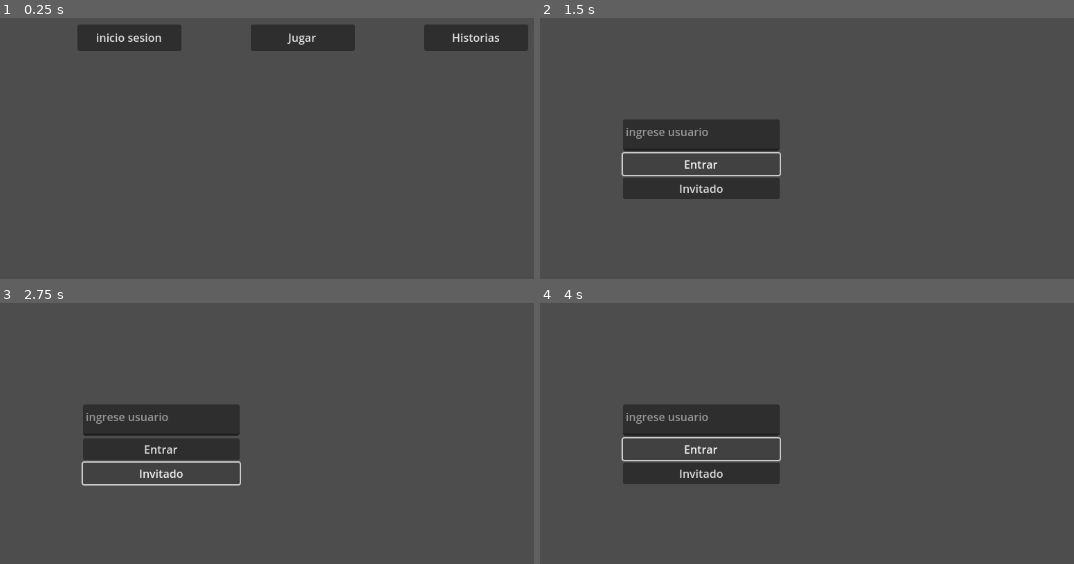
Above: before the commit, frames 1-4 (two rows, left to right).
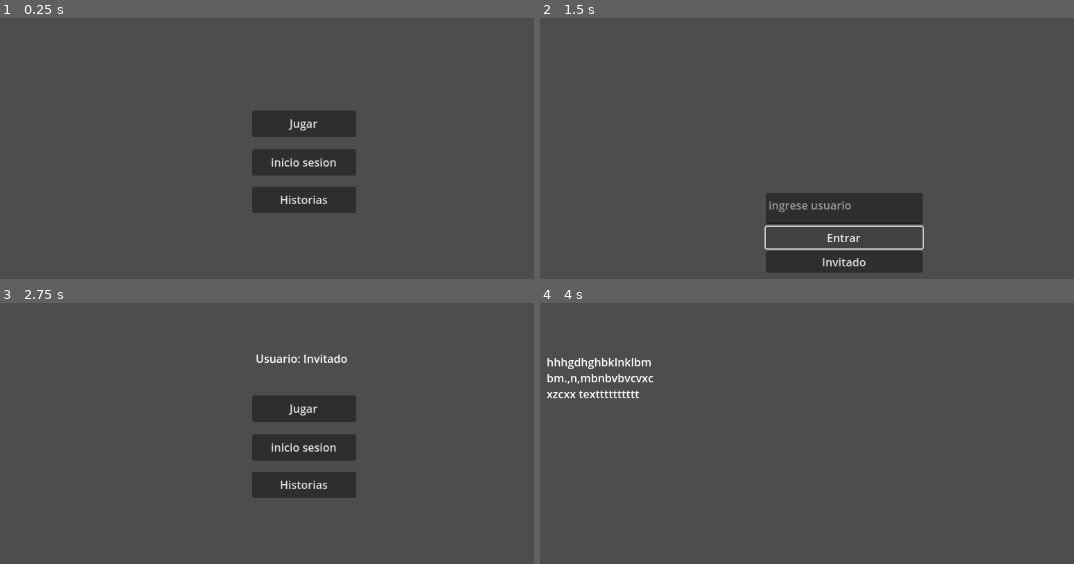
Above: after the commit, the same moments.

Repository: TadeoMena/Plata
Game: Godot game, scene res://scenes/MainMenu.tscn
The game is run twice, just before and just after one commit, with the same random seed, the same clock (stepped at 60 frames per second) and the same inputs.
Inputs (mouse positions are in pixels of both pictures, inside the frame that each line leads up to):
- Up to frame 1 (0.25 s): no input
- Up to frame 2 (1.5 s): click "inicio sesion" at 0.5 s; click "Entrar" at 1.25 s
- Up to frame 3 (2.75 s): click "Invitado" at 2 s
- Up to frame 4 (4 s): click (844, 485) at 2.75 s, where only the run after the commit has a clickable "Historias"; click (700, 449) at 3.5 s, where only the run before the commit has a clickable "Entrar"

The runs differ from the first frame. In frame 1, 11% of the frame differs, in the area x 14-99%, y 2-75%; in frame 2, 12%, in the area x 15-72%, y 39-98%; in frame 3, 12%; in frame 4, 7.3%.

Commit message:
Botones funcionales (algunos)

Diff:
--- a/Scripts/Login.gd
+++ b/Scripts/Login.gd
@@ -2,14 +2,34 @@
 
 var usuario = ""
 
+func _ready():
+	var login_button = get_node_or_null("VBoxContainer/Entrar")
+	var guest_button = get_node_or_null("VBoxContainer/Invitado")
+
+
+	if login_button and login_button is Button:
+		login_button.pressed.connect(_on_login_pressed)
+	else:
+		print("Error: No se encontró el botón 'Entrar'")
+
+	if guest_button and guest_button is Button:
+		guest_button.pressed.connect(_on_guest_pressed)
+	else:
+		print("Error: No se encontró el botón 'Invitado'")
+
 func _on_login_pressed():
-	usuario = $TextEdit.text
+	usuario = $VBoxContainer/TextEdit.text
+	if usuario.strip_edges() == "":  # Evita que se guarde un nombre vacío
+		print("Error: Debes ingresar un nombre de usuario")
+		return
 	guardar_sesion(usuario)
+	print("Usuario guardado:", usuario)
 	get_tree().change_scene_to_file("res://scenes/MainMenu.tscn")
 
 func _on_guest_pressed():
 	usuario = "Invitado"
 	guardar_sesion(usuario)
+	print("Usuario guardado como invitado")
 	get_tree().change_scene_to_file("res://scenes/MainMenu.tscn")
 
 func guardar_sesion(nombre):
--- a/Scripts/MainMenu.gd
+++ b/Scripts/MainMenu.gd
@@ -7,13 +7,26 @@
 }
 
 func _ready():
-	var container = $HBoxContainer
+	actualizar_usuario()
+
 	for button_name in scenes.keys():
-		var button = container.get_node_or_null(button_name)
-		if button:
+		var button = get_node_or_null(button_name)
+		if button and button is Button:
 			button.pressed.connect(_on_button_pressed.bind(button_name))
 		else:
 			print("Error: No se encontró el botón", button_name)
+
+func actualizar_usuario():
+	var file = FileAccess.open("user://session.txt", FileAccess.READ)
+	if file:
+		var usuario = file.get_as_text().strip_edges()
+		file.close()
+
+		var label_usuario = get_node_or_null("Label")
+		if label_usuario:
+			label_usuario.text = "Usuario: " + usuario
+		else:
+			print("Error: No se encontró el Label")
 
 func _on_button_pressed(button_name):
 	var scene_path = scenes.get(button_name, "")
--- a/scenes/Login.tscn
+++ b/scenes/Login.tscn
@@ -9,9 +9,10 @@
 
 [node name="VBoxContainer" type="VBoxContainer" parent="."]
 layout_mode = 0
-offset_left = 258.0
-offset_right = 484.0
-offset_bottom = 432.0
+offset_left = 464.0
+offset_top = 106.0
+offset_right = 690.0
+offset_bottom = 538.0
 alignment = 1
 
 [node name="TextEdit" type="TextEdit" parent="VBoxContainer"]
--- a/scenes/MainMenu.tscn
+++ b/scenes/MainMenu.tscn
@@ -5,26 +5,36 @@
 [node name="MainMenu" type="Node2D"]
 script = ExtResource("1_yqorp")
 
-[node name="HBoxContainer" type="HBoxContainer" parent="."]
-offset_top = 21.0
-offset_right = 1151.0
-offset_bottom = 59.0
-theme_override_constants/separation = 100
-alignment = 1
-
-[node name="Inicio sesion" type="Button" parent="HBoxContainer"]
+[node name="Inicio sesion" type="Button" parent="."]
 custom_minimum_size = Vector2(150, 0)
-layout_mode = 2
+offset_left = 502.0
+offset_top = 201.0
+offset_right = 652.0
+offset_bottom = 239.0
 text = "inicio sesion
 "
 
-[node name="Jugar" type="Button" parent="HBoxContainer"]
+[node name="Jugar" type="Button" parent="."]
 custom_minimum_size = Vector2(150, 0)
-layout_mode = 2
+offset_left = 502.0
+offset_top = 145.0
+offset_right = 652.0
+offset_bottom = 183.0
 text = "Jugar"
 
-[node name="Historias" type="Button" parent="HBoxContainer"]
+[node name="Historias" type="Button" parent="."]
 custom_minimum_size = Vector2(150, 0)
-layout_mode = 2
+offset_left = 502.0
+offset_top = 255.0
+offset_right = 652.0
+offset_bottom = 293.0
 text = "Historias
 "
+
+[node name="Label" type="Label" parent="."]
+offset_left = 454.0
+offset_top = 65.0
+offset_right = 694.0
+offset_bottom = 118.0
+horizontal_alignment = 1
+vertical_alignment = 1
